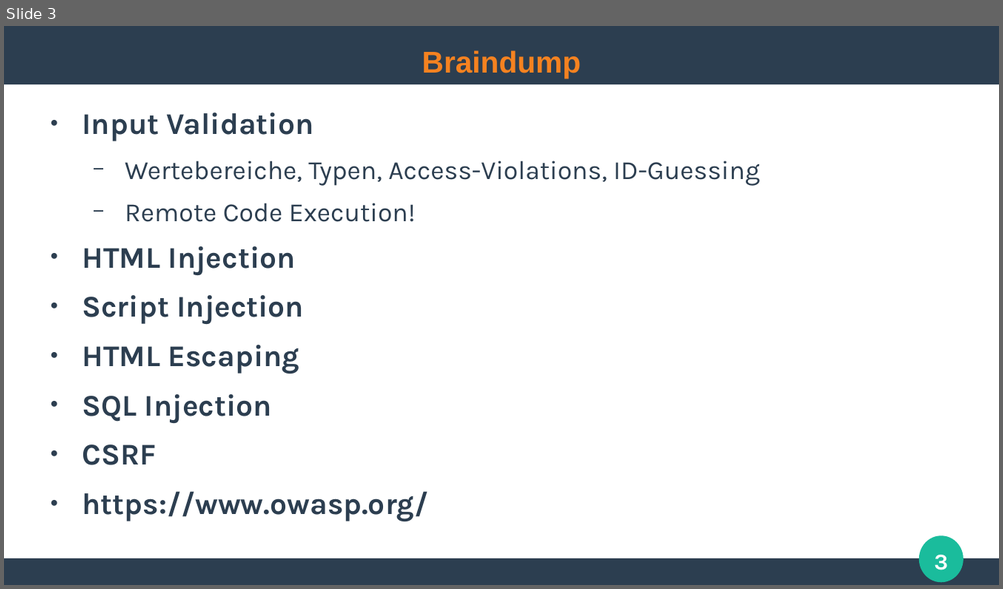
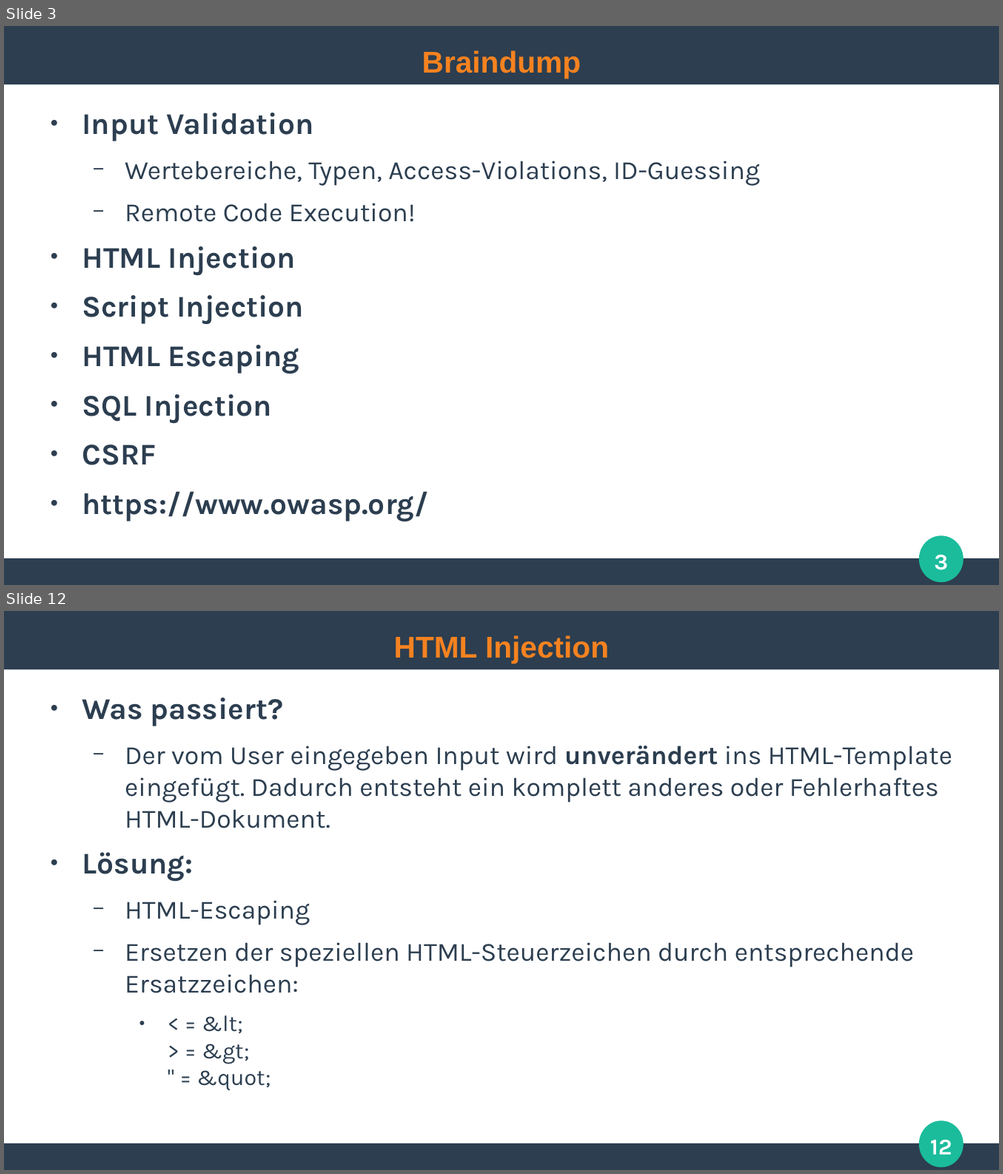
Before and after one commit to ghandmann/HS-AlbSig-WebAnwendungen2, a slide deck: Kapitel/06_WebSecurity.odp. Shown one above the other, each under a label of ours: slide 3 before the commit, slides 3 and 12 after it; the slides between them are not shown. The pictures are 1003x589 and 1003x1174 pixels, drawn with LibreOffice and Linux fonts; fonts in the diff are those of the drawing. Boxes give left, top, right and bottom in pixels: in the first picture for what was removed or moved away, otherwise in the second. Text is boxed around its words. In the diff, an @@ line names an element or a change of style, - is before the commit and + after.

```diff
--- a/Kapitel/06_WebSecurity.odp
+++ b/Kapitel/06_WebSecurity.odp
@@ slide 12 added at [4, 611, 999, 1170], background #FFFFFF; not listed: 3 template elements that a slide beside it also shows @@
@@ title added at [394, 635, 609, 664], 24 pt, text #F58220, bold @@
+HTML Injection
@@ text added at [82, 698, 952, 1091], 21 pt, text #2C3E50 @@
+● Was passiert?
+  − Der vom User eingegeben Input wird unverändert ins HTML-Template eingefügt. Dadurch entsteht ein komplett anderes oder Fehlerhaftes HTML-Dokument.
+● Lösung:
+  − HTML-Escaping
+  − Ersetzen der speziellen HTML-Steuerzeichen durch entsprechende Ersatzzeichen:
+    ● < = &lt;
+      > = &gt;
+      " = &quot;
@@ page number added at [930, 1140, 951, 1155], 18 pt, text #FFFFFF, bold @@
+12
```
Also in this commit, not shown: 17 other slides added.
